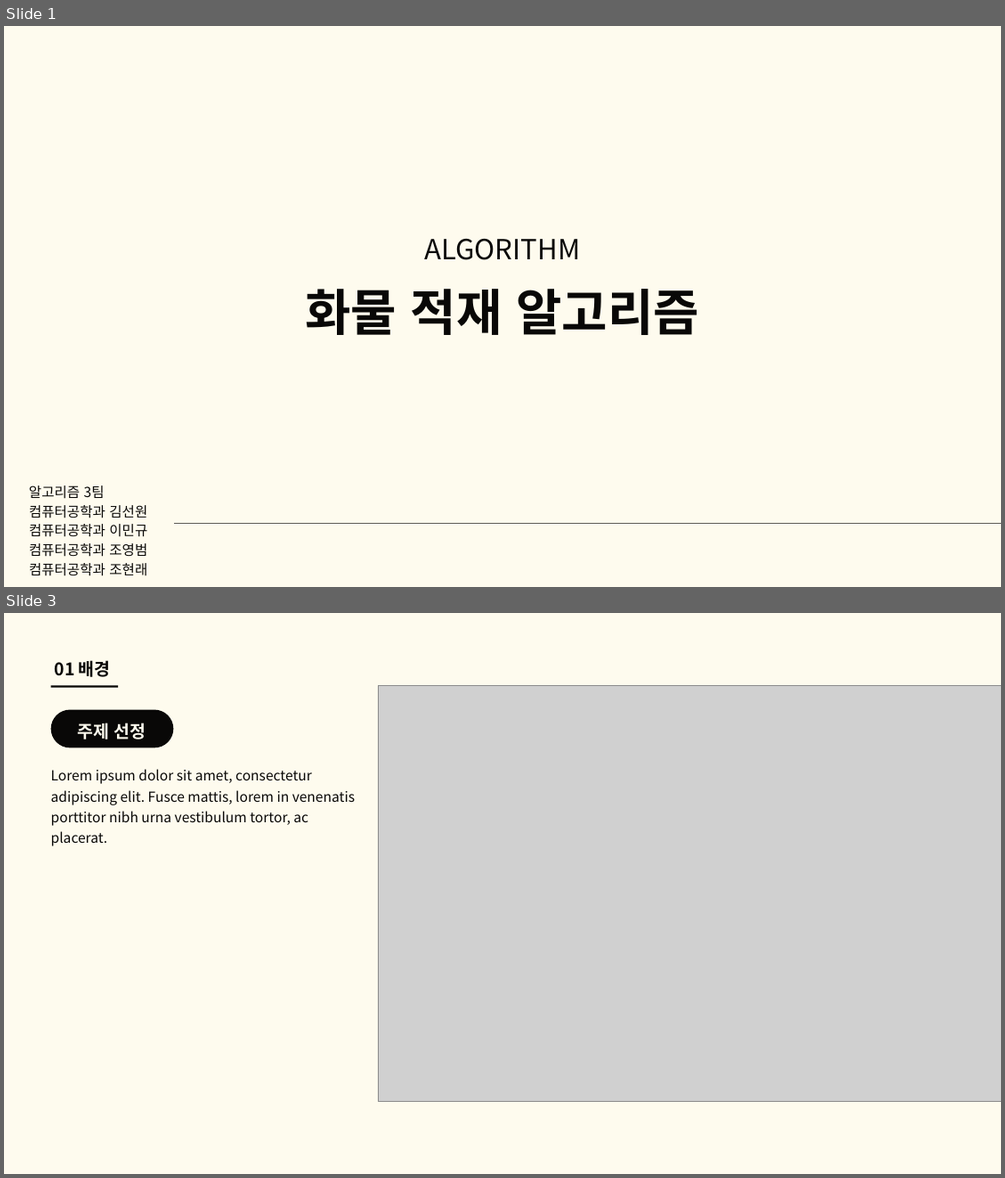
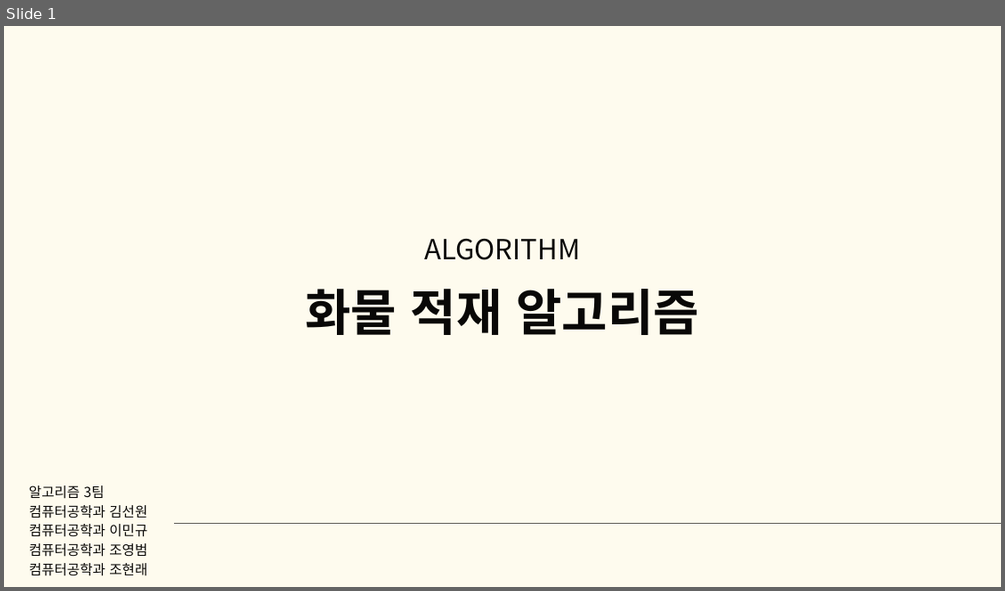
Before and after one commit to good-thing/CargoDriver, a slide deck: 알고리즘 3팀 화물차 알고리즘.pptx. Shown one above the other, each under a label of ours: slides 1 and 3 before the commit, slide 1 after it; the slides between them are not shown. The pictures are 1005x1178 and 1005x591 pixels, drawn with LibreOffice and Linux fonts; fonts in the diff are those of the drawing; grey boxes stand for pictures. Boxes give left, top, right and bottom in pixels: in the first picture for what was removed or moved away, otherwise in the second. Text is boxed around its words. In the diff, an @@ line names an element or a change of style, - is before the commit and + after.

```diff
--- a/알고리즘 3팀 화물차 알고리즘.pptx
+++ b/알고리즘 3팀 화물차 알고리즘.pptx
@@ slide 3 removed at [4, 613, 1001, 1174], background #FEFBEE @@
@@ text removed at [55, 660, 111, 677] @@
-01 배경
@@ line removed from (51, 686) to (118, 686) @@
@@ picture removed at [378, 686, 1001, 1101] @@
@@ freeform shape removed at [51, 710, 173, 747] @@
@@ text removed at [77, 722, 146, 739] @@
-주제 선정
@@ text removed at [51, 769, 355, 846] @@
-Lorem ipsum dolor sit amet, consectetur adipiscing elit. Fusce mattis, lorem in venenatis porttitor nibh urna vestibulum tortor, ac placerat.
```
Also in this commit, not shown: 3 slides changed, 14 slides added, 12 other slides removed, 22 other files.
